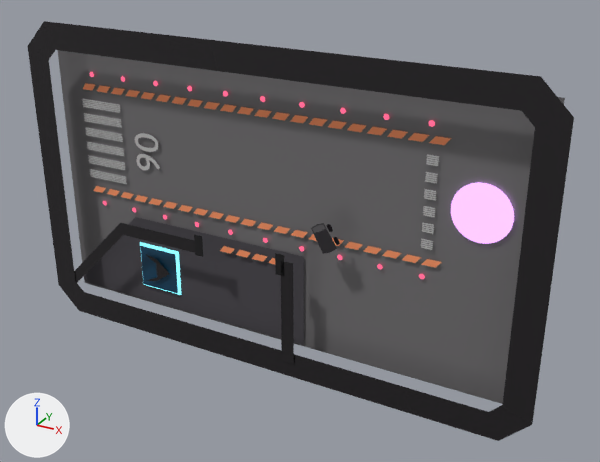
What one commit did to the Blender file blender/Lobbies.blend.
Camera for both pictures: a 50 mm lens placed at (1401.0, -2251.0, 1117.0), pointed at (117.0, 83.0, -50.0). The lights are fixed; the arrows at lower left show +X, +Y and +Z.

Objects in the first picture: 'Border', 'DockingBG', 'DockingBlocker', 'DockingBlocker.001', 'DockingBlocker.002', 'DockingBlocker.003', 'DockingFloor', 'DockingIcon', 'DockingPlatform', 'Floor', 'MatchmakePortal', 'RowLightsBottom', 'RowLightsTop', 'Text', 'TrackLeft', 'TrackRight', 'Truck', 'TruckTyres', 'WarningBar', 'WarningBar.002', 'WarningBar.004'.
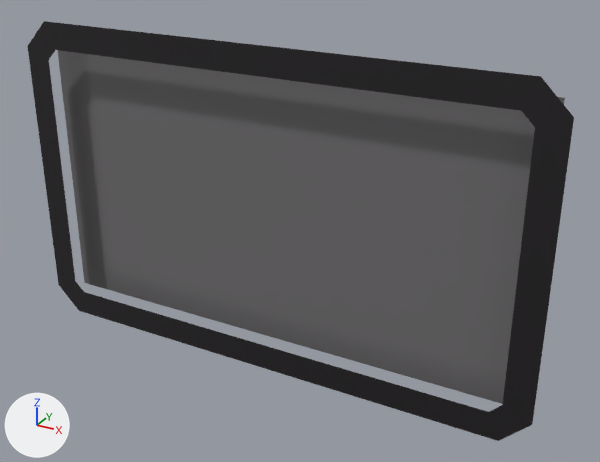
The edits, one by one:
Object 'MatchmakePortal' (ob_matchmakeportal) is deleted.
Object 'Truck' (ob_truck) is deleted.
Object 'TruckTyres' (ob_trucktyres) is deleted.
Object 'RowLightsTop' (ob_rowlightstop) is deleted.
Object 'RowLightsBottom' (ob_rowlightsbottom) is deleted.
Object 'Text' (ob_text) is deleted.
Object 'TrackLeft' (ob_trackleft) is deleted.
Object 'TrackRight' (ob_trackright) is deleted.
Object 'WarningBar' (ob_warningbar) is deleted.
Object 'WarningBar.002' (ob_warningbar_002) is deleted.
Object 'DockingBlocker.003' (ob_dockingblocker_003) is deleted.
Object 'DockingBlocker.002' (ob_dockingblocker_002) is deleted.
Object 'DockingBlocker.001' (ob_dockingblocker_001) is deleted.
Object 'DockingIcon' (ob_dockingicon) is deleted.
Object 'DockingBG' (ob_dockingbg) is deleted.
Object 'DockingPlatform' (ob_dockingplatform) is deleted.
Object 'DockingBlocker' (ob_dockingblocker) is deleted.
Object 'DockingFloor' (ob_dockingfloor) is deleted.
Object 'WarningBar.004' (ob_warningbar_004) is deleted.

Where the change shows, as pixel boxes (x1, y1, x2, y2) in the pictures (600 x 462 px):
'DockingFloor', deleted: before (84, 217, 304, 345)
'MatchmakePortal', deleted: before (451, 182, 514, 244)
'WarningBar', deleted: before (83, 83, 451, 145)
'DockingBlocker.001', deleted (black): before (74, 223, 195, 282)
'WarningBar.002', deleted (orange): before (93, 186, 441, 268)
'TrackLeft', deleted: before (82, 99, 127, 184)
'DockingBlocker', deleted (black): before (281, 261, 294, 364)
'DockingBG', deleted (blue): before (140, 246, 178, 293)
'TrackRight', deleted: before (421, 155, 439, 250)
'Truck', deleted (black): before (311, 223, 337, 254)
'Text', deleted: before (135, 133, 160, 170)
'DockingPlatform', deleted: before (140, 242, 181, 295)
'WarningBar.004', deleted: before (220, 246, 275, 264)
'RowLightsTop', deleted: before (90, 72, 435, 127)
'DockingIcon', deleted: before (145, 254, 170, 281)
'RowLightsBottom', deleted: before (103, 201, 425, 279)
'DockingBlocker.002', deleted: before (194, 235, 203, 257)
'DockingBlocker.003', deleted: before (275, 253, 284, 276)
'TruckTyres', deleted: before (326, 224, 340, 245)
